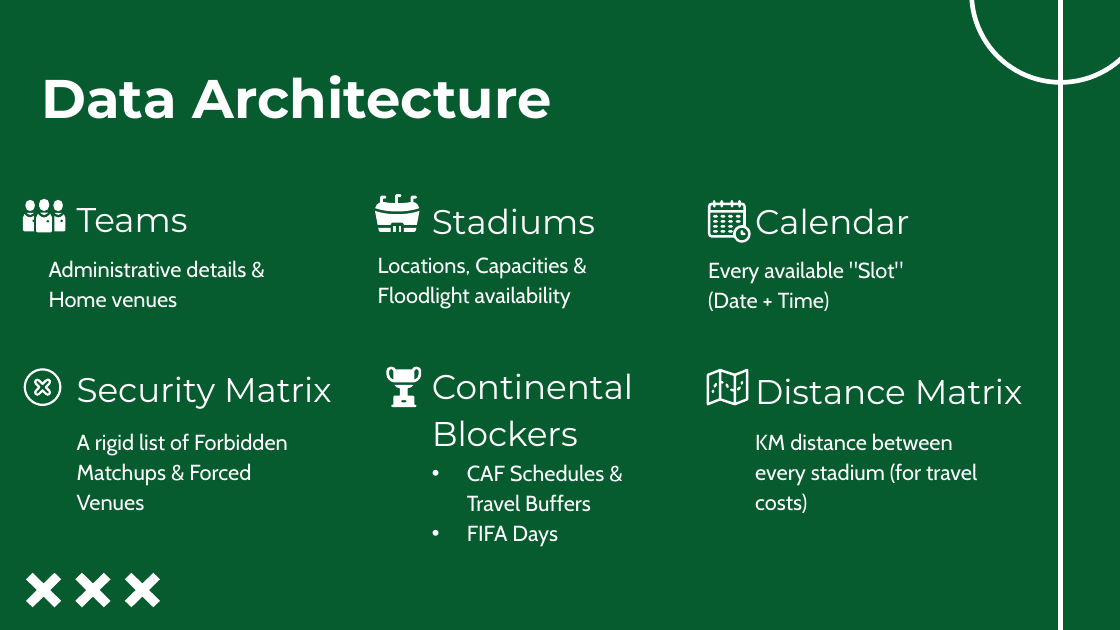
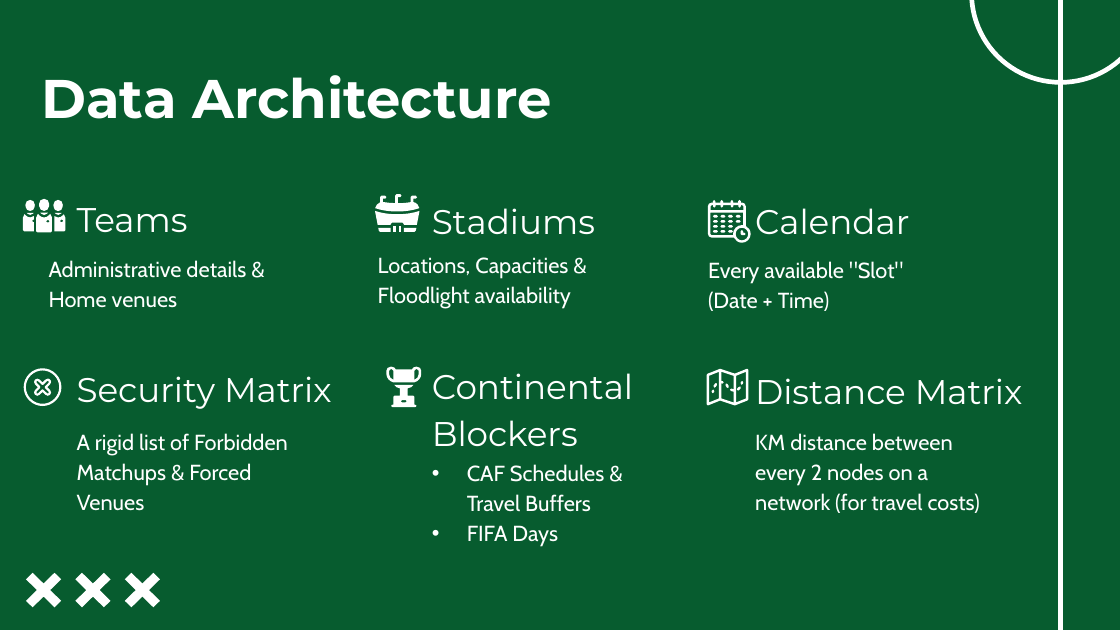
Before and after one commit to ghassanelgendy/egyptian-premier-league-schedule-optimizer, a slide deck: slide 16 of Documentations/presentation V1.pptx. Drawn at 1120x630 pixels with LibreOffice and Linux fonts; fonts in the diff are those of the drawing; background and template pictures are left out. Boxes give left, top, right and bottom in pixels: in the first picture for what was removed or moved away, otherwise in the second. Text is boxed around its words. In the diff, an @@ line names an element or a change of style, - is before the commit and + after.

```diff
--- a/Documentations/presentation V1.pptx
+++ b/Documentations/presentation V1.pptx
@@ subtitle at (x1=755, y1=433, x2=980, y2=513): text changed @@
-KM distance between every stadium (for travel costs)
+KM distance between every 2 nodes on a network (for travel costs)
```
Also in this commit, not shown: 6 other slides changed, 1 slide added.
